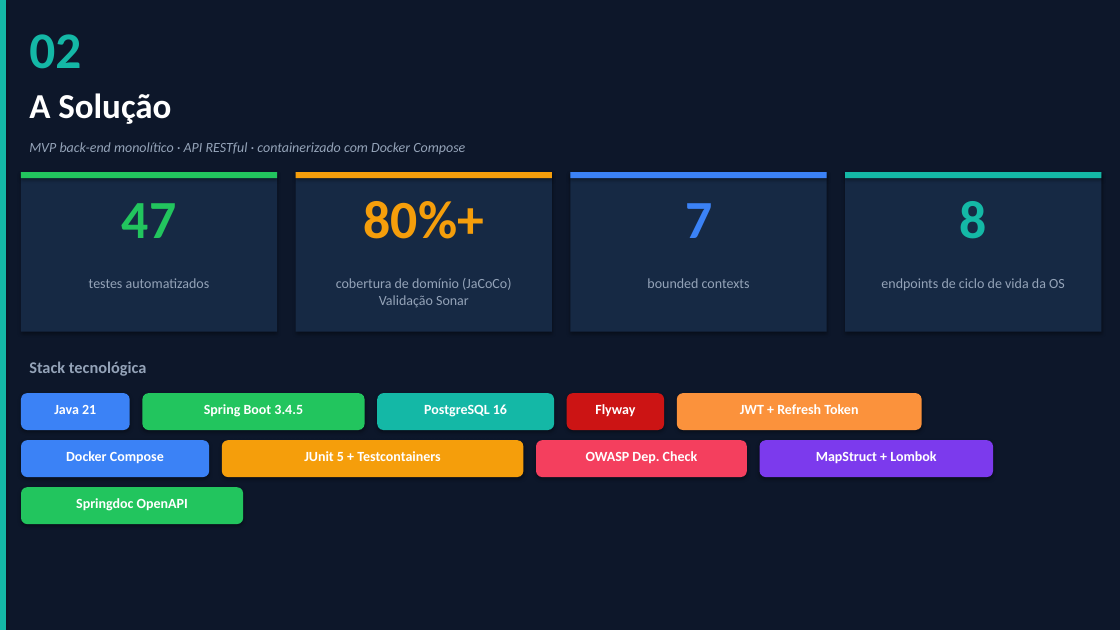
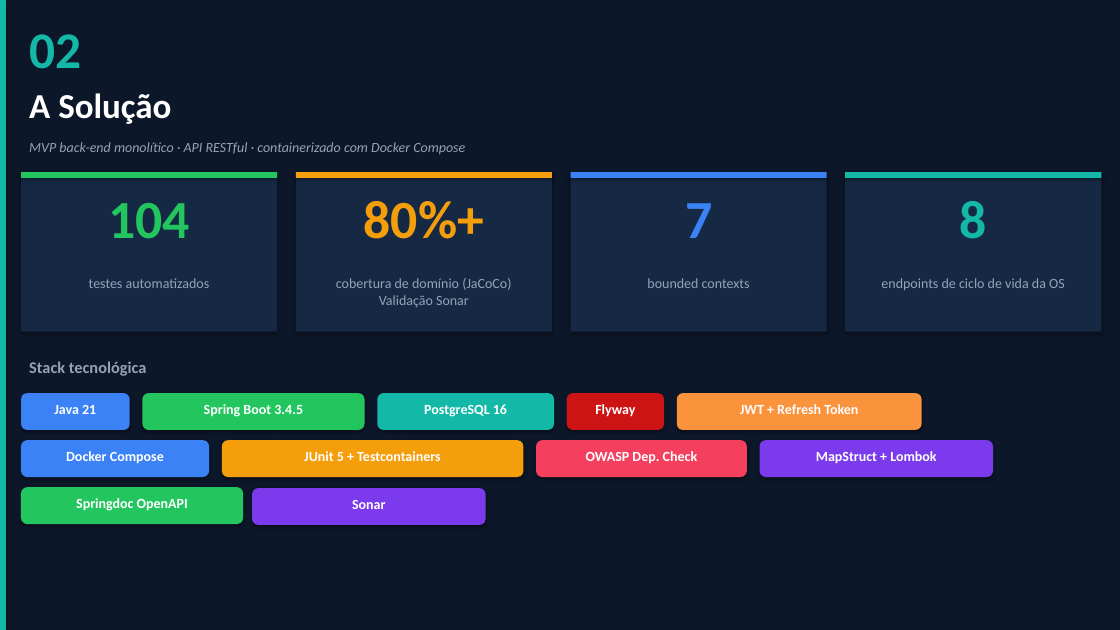
Before and after one commit to Guilherme-Fumagali/tech-challenge-1, a slide deck: slide 3 of docs/apresentacao.pptx. Drawn at 1120x630 pixels with LibreOffice and Linux fonts; fonts in the diff are those of the drawing. Boxes give left, top, right and bottom in pixels: in the first picture for what was removed or moved away, otherwise in the second. Text is boxed around its words. In the diff, an @@ line names an element or a change of style, - is before the commit and + after.

```diff
--- a/docs/apresentacao.pptx
+++ b/docs/apresentacao.pptx
@@ text added at bbox=[108, 203, 189, 239], 46 pt, text #22C55E, bold @@
+104
@@ text removed at bbox=[122, 203, 176, 238] @@
-47
@@ rounded rectangle added at bbox=[252, 488, 486, 525], fill #7C3AED @@
@@ text added at bbox=[352, 500, 385, 509], 12 pt, text #FFFFFF, bold @@
+Sonar
```
Also in this commit, not shown: 12 other slides changed.
